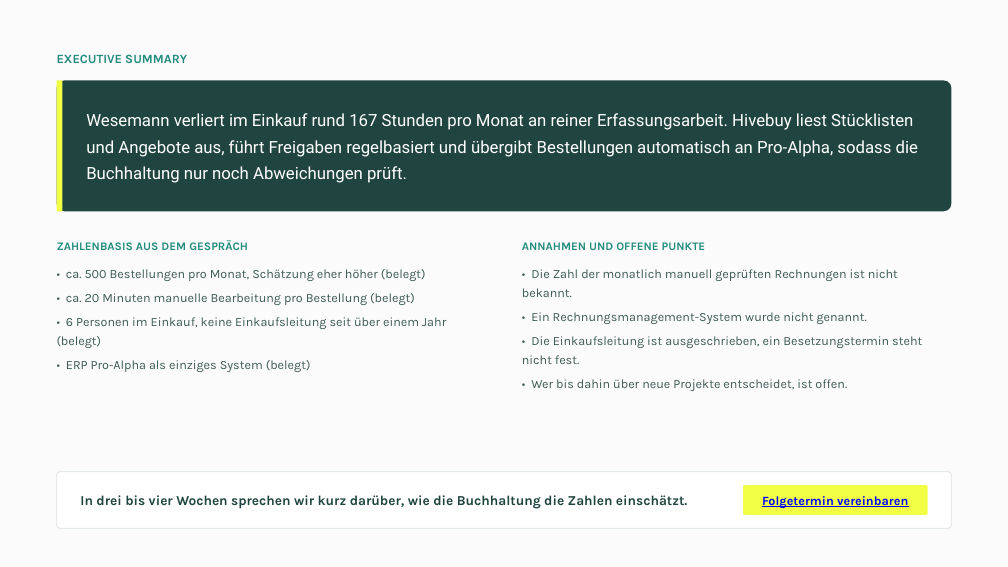
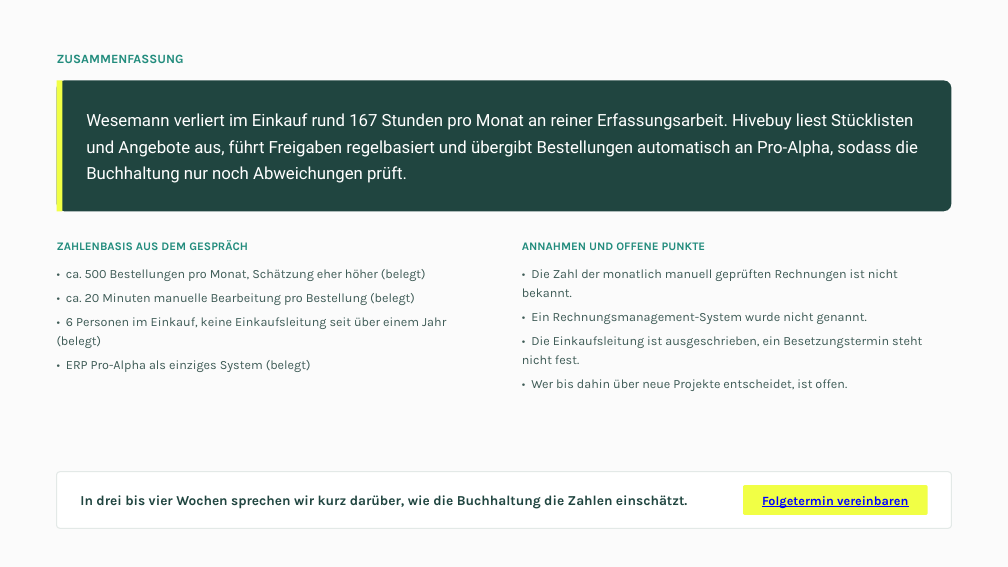
Before and after one commit to moritzhivebuy/new, a slide deck: slide 6 of .claude/skills/impact-ladder-pdf/output/2026-08-21-impact-ladder-wesemann.pptx (slide 5 before the commit). Drawn at 1008x567 pixels with LibreOffice and Linux fonts; fonts in the diff are those of the drawing. Boxes give left, top, right and bottom in pixels: in the first picture for what was removed or moved away, otherwise in the second. Text is boxed around its words. In the diff, an @@ line names an element or a change of style, - is before the commit and + after.

```diff
--- a/.claude/skills/impact-ladder-pdf/output/2026-08-21-impact-ladder-wesemann.pptx
+++ b/.claude/skills/impact-ladder-pdf/output/2026-08-21-impact-ladder-wesemann.pptx
@@ text at [57,54,184,63]: text changed @@
-EXECUTIVE SUMMARY
+ZUSAMMENFASSUNG
```
Also in this commit, not shown: 2 other slides changed, 1 slide added, 1 other file.
